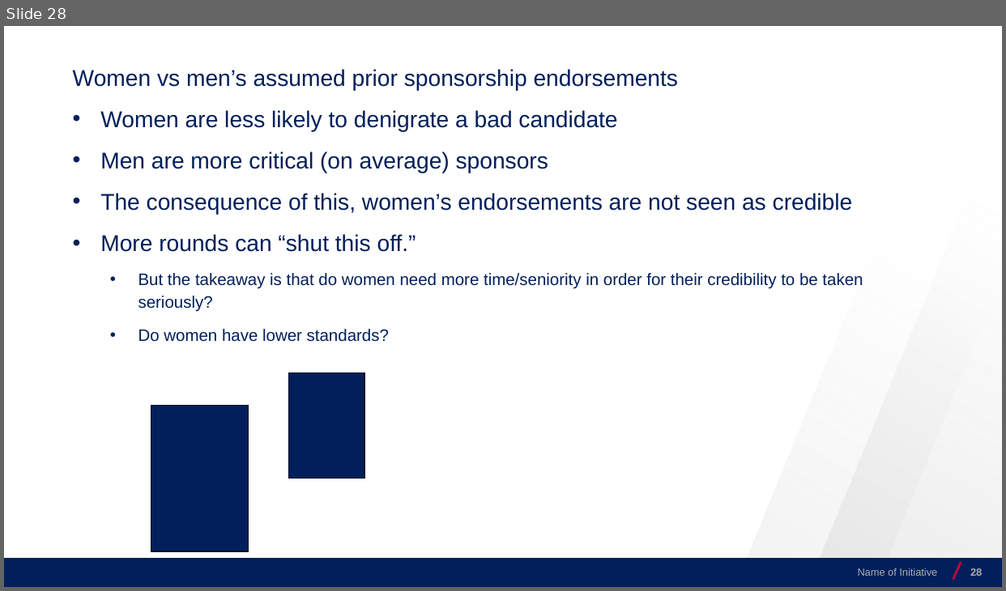
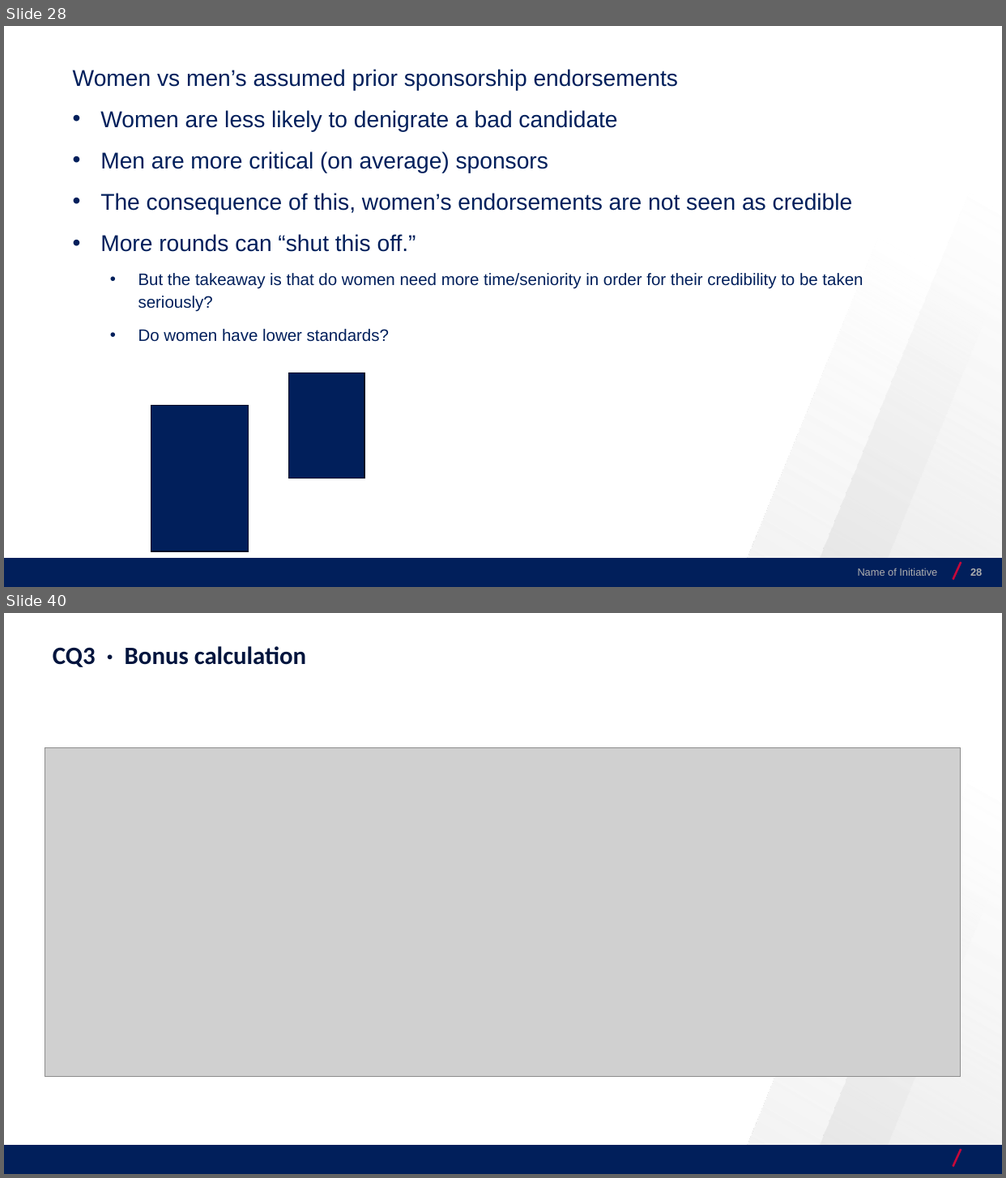
Before and after one commit to josecerv/sponsorship-network, a slide deck: docs/UChicago-0410.pptx. Shown one above the other, each under a label of ours: slide 28 before the commit, slides 28 and 40 after it; the slides between them are not shown. The pictures are 1006x591 and 1006x1178 pixels, drawn with LibreOffice and Linux fonts; fonts in the diff are those of the drawing; grey boxes stand for pictures; background and template pictures are left out. Boxes give left, top, right and bottom in pixels: in the first picture for what was removed or moved away, otherwise in the second. Text is boxed around its words. In the diff, an @@ line names an element or a change of style, - is before the commit and + after.

```diff
--- a/docs/UChicago-0410.pptx
+++ b/docs/UChicago-0410.pptx
@@ slide 40 added at [4, 613, 1002, 1174], background #FFFFFF; not listed: 4 template elements that a slide beside it also shows @@
@@ text added at [53, 646, 306, 667], 24 pt, text #00143D, bold @@
+CQ3 · Bonus calculation
@@ picture added at [45, 747, 961, 1077] @@
```
Also in this commit, not shown: 5 slides changed, 13 other slides added, 19 other files.
